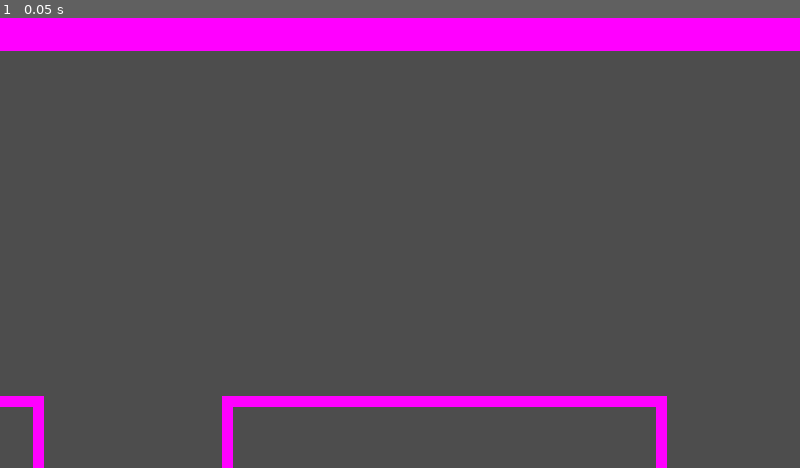
Above: before the commit, frame 1.
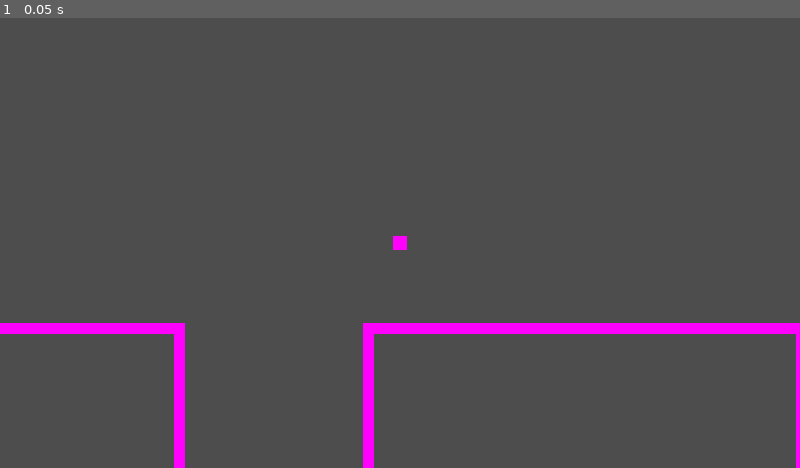
Above: after the commit, the same moment.

Repository: BoopEnthusiast/PB-and-Jam-2024
Game: Godot game, scene res://level/main.tscn
The game is run twice, just before and just after one commit, with the same random seed, the same clock (stepped at 60 frames per second) and the same inputs.
Inputs:
- Up to frame 1 (0.05 s): no input

The runs differ from the first frame. In frame 1, 12% of the frame differs, in the area x 0-100%, y 0-100%.

Commit message:
nicer character controller

Diff:
--- a/level/main.tscn
+++ b/level/main.tscn
@@ -1,7 +1,11 @@
-[gd_scene load_steps=2 format=3 uid="uid://bp5j8o8dln7i0"]
+[gd_scene load_steps=3 format=3 uid="uid://bp5j8o8dln7i0"]
 
 [ext_resource type="PackedScene" uid="uid://dynuwduuqgb1e" path="res://level/level_1.tscn" id="1_ldu7f"]
+[ext_resource type="PackedScene" uid="uid://bxhu2r4fgpj36" path="res://player/player_character.tscn" id="2_v1ojs"]
 
 [node name="Main" type="Node2D"]
 
 [node name="Level1" parent="." instance=ExtResource("1_ldu7f")]
+
+[node name="PlayerCharacter" parent="." instance=ExtResource("2_v1ojs")]
+position = Vector2(374, 429)
--- a/player/PlayerCharacter.gd
+++ b/player/PlayerCharacter.gd
@@ -1,9 +1,16 @@
-extends CharacterBody2D
+class_name Player extends CharacterBody2D
 
-var SPEED = 400
+
+const SPEED = 400
+const ACCEL = SPEED / 3
+const DECEL = ACCEL / 2
+
 
 func _physics_process(delta):
-	var direction = Input.get_vector("ui_left", "ui_right", "ui_up", "ui_down")
-	velocity = direction * SPEED
+	var direction = Input.get_vector("left", "right", "up", "down")
+	if direction:
+		velocity = velocity.move_toward(direction * SPEED, ACCEL)
+	else:
+		velocity = velocity.move_toward(Vector2.ZERO, DECEL)
 
 	move_and_slide()
--- a/player/player_character.tscn
+++ b/player/player_character.tscn
@@ -6,14 +6,48 @@
 
 [sub_resource type="PlaceholderTexture2D" id="PlaceholderTexture2D_f054q"]
 
-[node name="PlayerCharacter" type="CharacterBody2D"]
+[sub_resource type="GDScript" id="GDScript_qciem"]
+script/source = "extends CharacterBody2D
+
+
+const SPEED = 300.0
+const JUMP_VELOCITY = -400.0
+
+# Get the gravity from the project settings to be synced with RigidBody nodes.
+var gravity = ProjectSettings.get_setting(\"physics/2d/default_gravity\")
+
+
+func _physics_process(delta):
+	# Add the gravity.
+	if not is_on_floor():
+		velocity.y += gravity * delta
+
+	# Handle jump.
+	if Input.is_action_just_pressed(\"ui_accept\") and is_on_floor():
+		velocity.y = JUMP_VELOCITY
+
+	# Get the input direction and handle the movement/deceleration.
+	# As good practice, you should replace UI actions with custom gameplay actions.
+	var direction = Input.get_axis(\"ui_left\", \"ui_right\")
+	if direction:
+		velocity.x = direction * SPEED
+	else:
+		velocity.x = move_toward(velocity.x, 0, SPEED)
+
+	move_and_slide()
+"
+
+[node name="Player" type="CharacterBody2D"]
 script = ExtResource("1_ctjpp")
 
-[node name="CollisionShape2D" type="CollisionShape2D" parent="."]
+[node name="Collider" type="CollisionShape2D" parent="."]
 shape = SubResource("RectangleShape2D_jbe17")
 
-[node name="Sprite2D" type="Sprite2D" parent="."]
+[node name="Sprite" type="Sprite2D" parent="."]
 scale = Vector2(20, 20)
 texture = SubResource("PlaceholderTexture2D_f054q")
 
-[node name="Camera2D" type="Camera2D" parent="."]
+[node name="Camera" type="Camera2D" parent="."]
+
+[node name="CharacterBody2D" type="CharacterBody2D" parent="."]
+script = SubResource("GDScript_qciem")
--- a/project.godot
+++ b/project.godot
@@ -22,3 +22,26 @@
 [display]
 
 window/stretch/mode="canvas_items"
+
+[input]
+
+left={
+"deadzone": 0.5,
+"events": [Object(InputEventKey,"resource_local_to_scene":false,"resource_name":"","device":-1,"window_id":0,"alt_pressed":false,"shift_pressed":false,"ctrl_pressed":false,"meta_pressed":false,"pressed":false,"keycode":0,"physical_keycode":65,"key_label":0,"unicode":97,"echo":false,"script":null)
+]
+}
+right={
+"deadzone": 0.5,
+"events": [Object(InputEventKey,"resource_local_to_scene":false,"resource_name":"","device":-1,"window_id":0,"alt_pressed":false,"shift_pressed":false,"ctrl_pressed":false,"meta_pressed":false,"pressed":false,"keycode":0,"physical_keycode":68,"key_label":0,"unicode":100,"echo":false,"script":null)
+]
+}
+up={
+"deadzone": 0.5,
+"events": [Object(InputEventKey,"resource_local_to_scene":false,"resource_name":"","device":-1,"window_id":0,"alt_pressed":false,"shift_pressed":false,"ctrl_pressed":false,"meta_pressed":false,"pressed":false,"keycode":0,"physical_keycode":87,"key_label":0,"unicode":119,"echo":false,"script":null)
+]
+}
+down={
+"deadzone": 0.5,
+"events": [Object(InputEventKey,"resource_local_to_scene":false,"resource_name":"","device":-1,"window_id":0,"alt_pressed":false,"shift_pressed":false,"ctrl_pressed":false,"meta_pressed":false,"pressed":false,"keycode":0,"physical_keycode":83,"key_label":0,"unicode":115,"echo":false,"script":null)
+]
+}
Not shown: 1 places in player/player_character.tscn that only renumber resources
